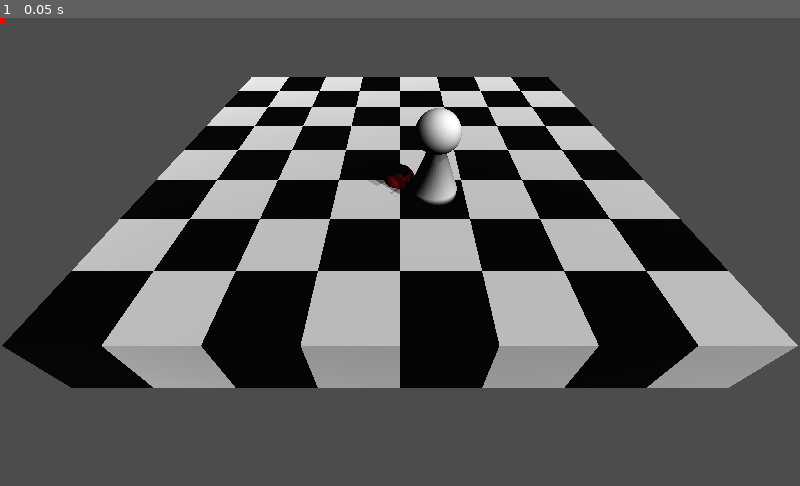
Above: before the commit, frame 1.
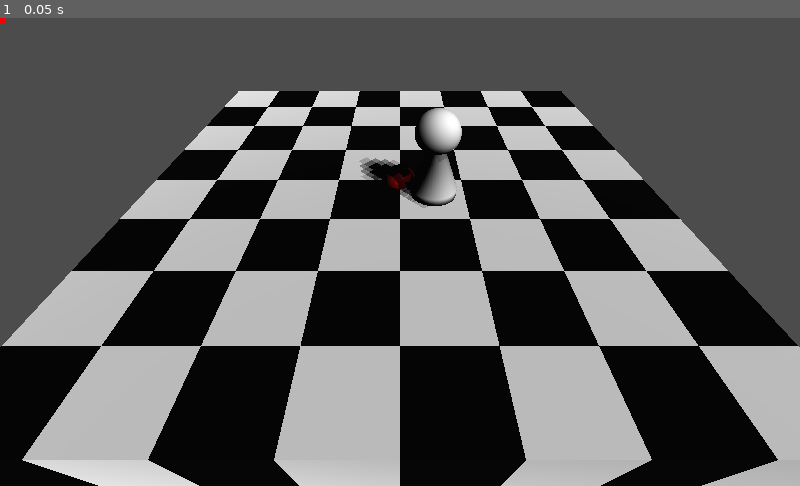
Above: after the commit, the same moment.

Repository: AlexanderWingard/board_game
Game: Godot game, scene res://Main.tscn
Same seed, same stepped clock (60 frames per second), same inputs: the game is played once before the commit and once after it.
Inputs:
- Up to frame 1 (0.05 s): no input

The runs differ from the first frame. In frame 1, 65% of the frame differs, in the area x 0-100%, y 12-100%.

Commit message:
Fix centering problem

Diff:
--- a/Main.gd
+++ b/Main.gd
@@ -7,7 +7,7 @@
 		for y in 8:
 			var square = preload("res://Square.tscn").instance()
 			add_child(square)
-			square.transform.origin = Vector3(-3.5 + x, 0, -4.5 + y)
+			square.transform.origin = Vector3(-3.5 + x, 0, -3.5 + y)
 			square.name = str("square_", x, "_", y)
 			if (x + y) % 2 == 0:
 				square.get_node("MeshInstance").set_surface_material(0, white_material)
